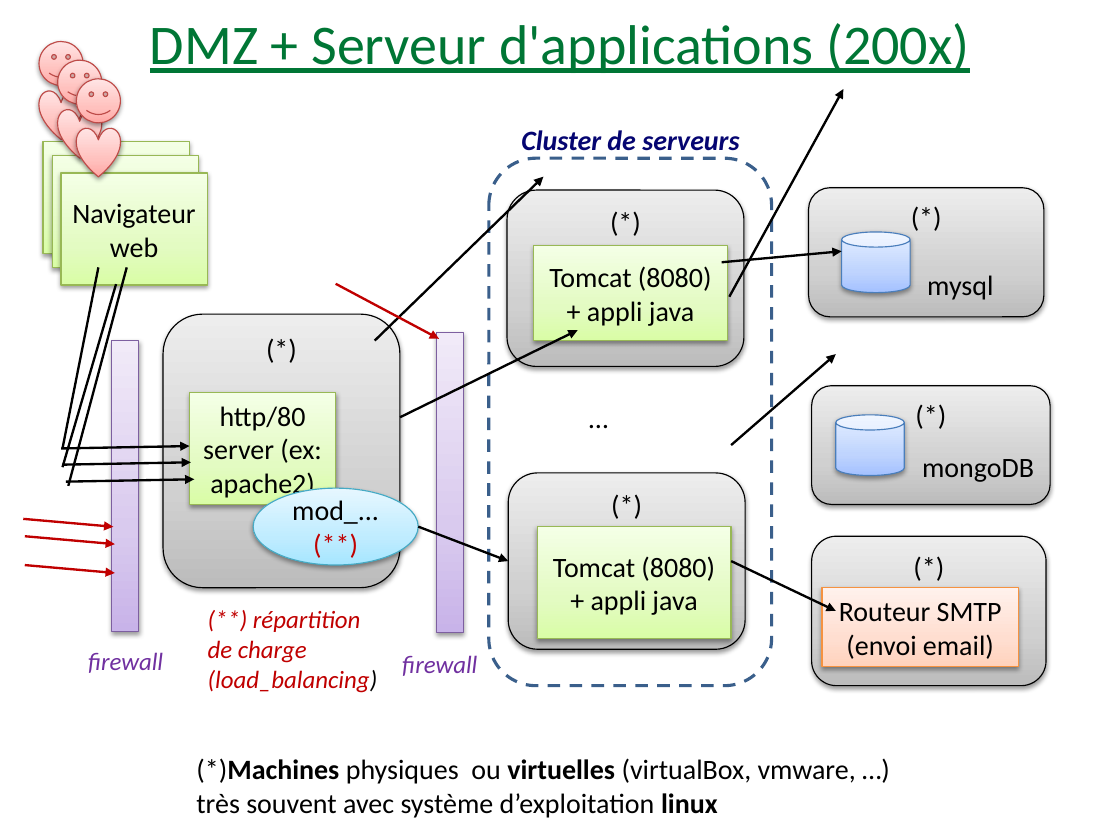
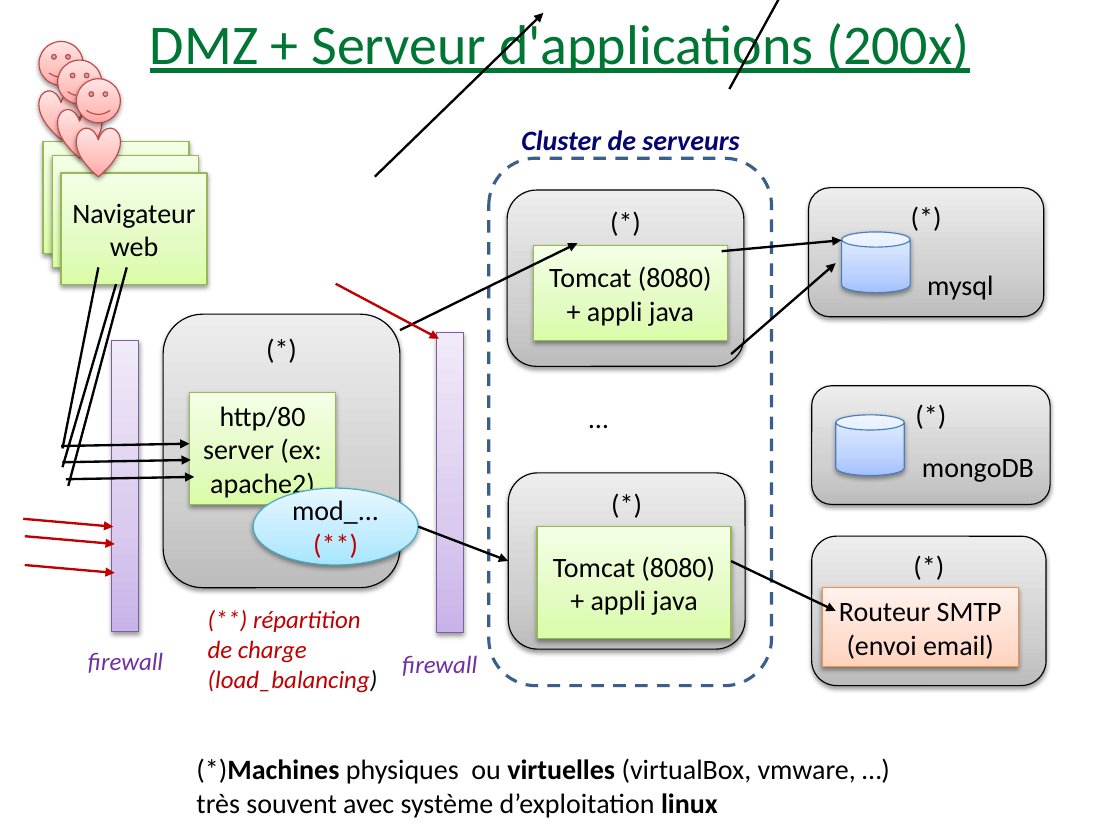
Before and after one commit to didier-tp/afc2021, a slide deck: slide 2 of docs/infrastructures_cloud_et_microservices.pptx. Drawn at 1120x840 pixels with LibreOffice and Linux fonts; fonts in the diff are those of the drawing. Boxes give left, top, right and bottom in pixels: in the first picture for what was removed or moved away, otherwise in the second. Text is boxed around its words. In the diff, an @@ line names an element or a change of style, - is before the commit and + after.

```diff
--- a/docs/infrastructures_cloud_et_microservices.pptx
+++ b/docs/infrastructures_cloud_et_microservices.pptx
@@ text "DMZ + Serveur d'applications (200x)" rewrapped from [150, 23, 969, 73] to [150, 18, 969, 78] @@
@@ freeform shape: place and size @@
-freeform shape at [375, 177, 544, 340]
+freeform shape at [375, 12, 544, 176]
@@ freeform shape: place and size @@
-freeform shape at [729, 90, 843, 297]
+freeform shape at [729, 0, 843, 88]
@@ freeform shape: place and size @@
-freeform shape at [400, 330, 578, 418]
+freeform shape at [400, 243, 578, 330]
@@ freeform shape: place and size @@
-freeform shape at [721, 251, 841, 262]
+freeform shape at [721, 241, 841, 252]
@@ freeform shape: place and size @@
-freeform shape at [731, 354, 836, 445]
+freeform shape at [731, 263, 836, 354]
@@ outline redrawn in 3 elements at [63, 460, 192, 463], [62, 444, 190, 446], [66, 477, 195, 479] @@
```
Also in this commit, not shown: 1 other slide changed, 4 other files.
